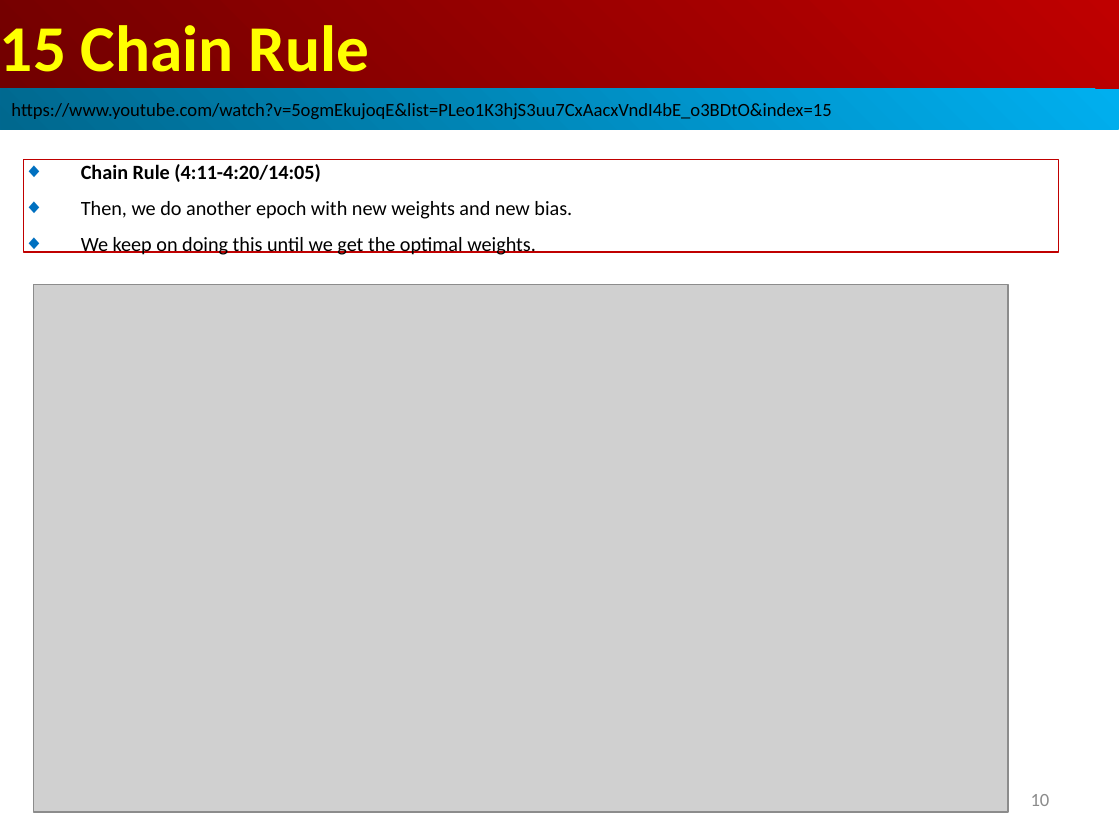
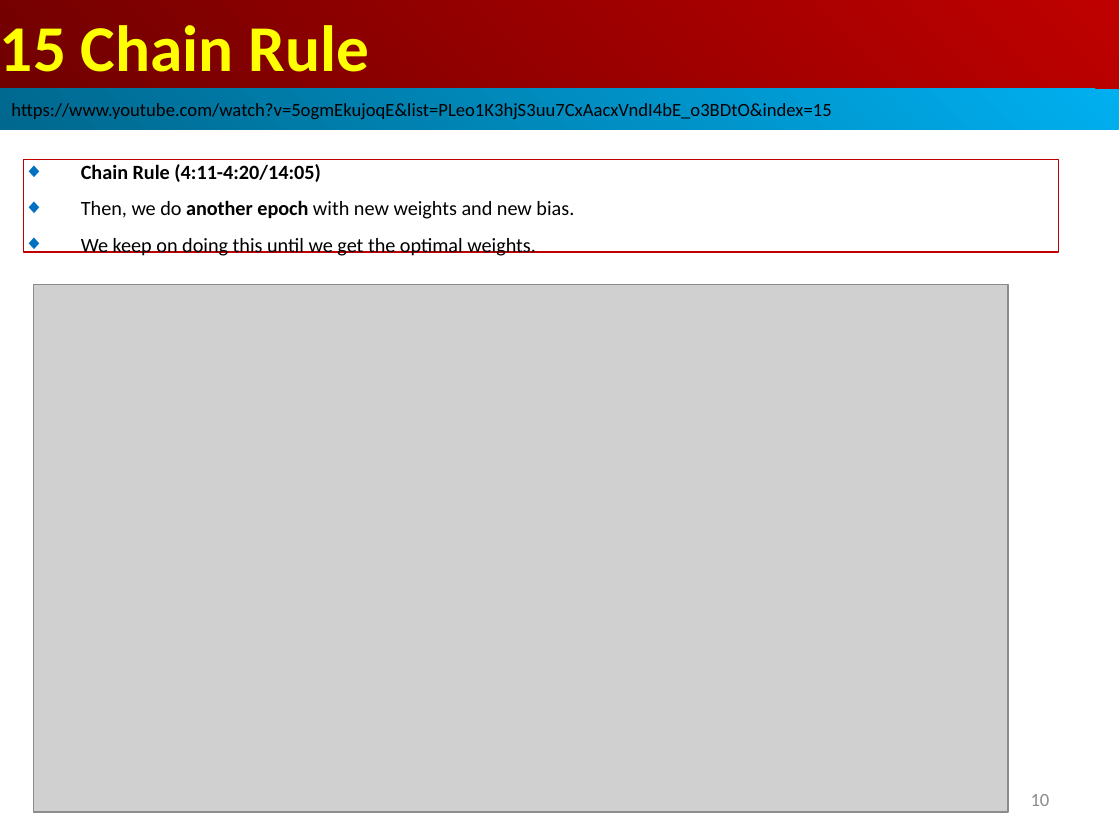
Before and after one commit to peterhchen/AIU_CS512_DL, a slide deck: slide 10 of 000_Lecture_Project/week06/01_Lecture/15_Chain_Rule.ppt. Drawn at 1120x840 pixels with LibreOffice and Linux fonts; fonts in the diff are those of the drawing; grey boxes stand for pictures. Boxes give left, top, right and bottom in pixels: in the first picture for what was removed or moved away, otherwise in the second. Text is boxed around its words. In the diff, an @@ line names an element or a change of style, - is before the commit and + after.

```diff
--- a/000_Lecture_Project/week06/01_Lecture/15_Chain_Rule.ppt
+++ b/000_Lecture_Project/week06/01_Lecture/15_Chain_Rule.ppt
@@ rectangle "Chain Rule (4:11-4:20/14:05)" at (x1=24, y1=159, x2=1058, y2=252): bold on in "another epoch" @@
```
Also in this commit, not shown: 3 other slides changed, 2 other files.
